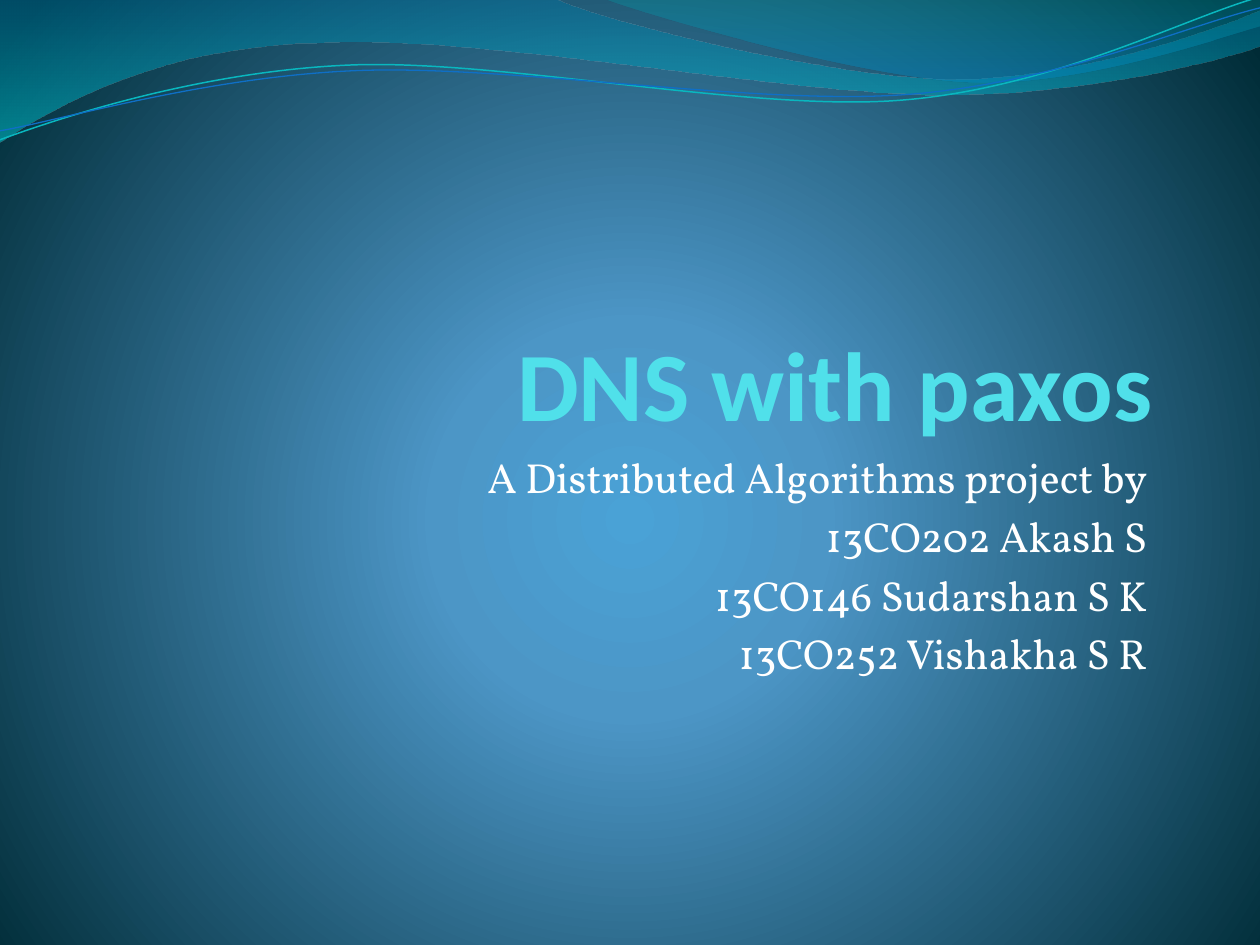
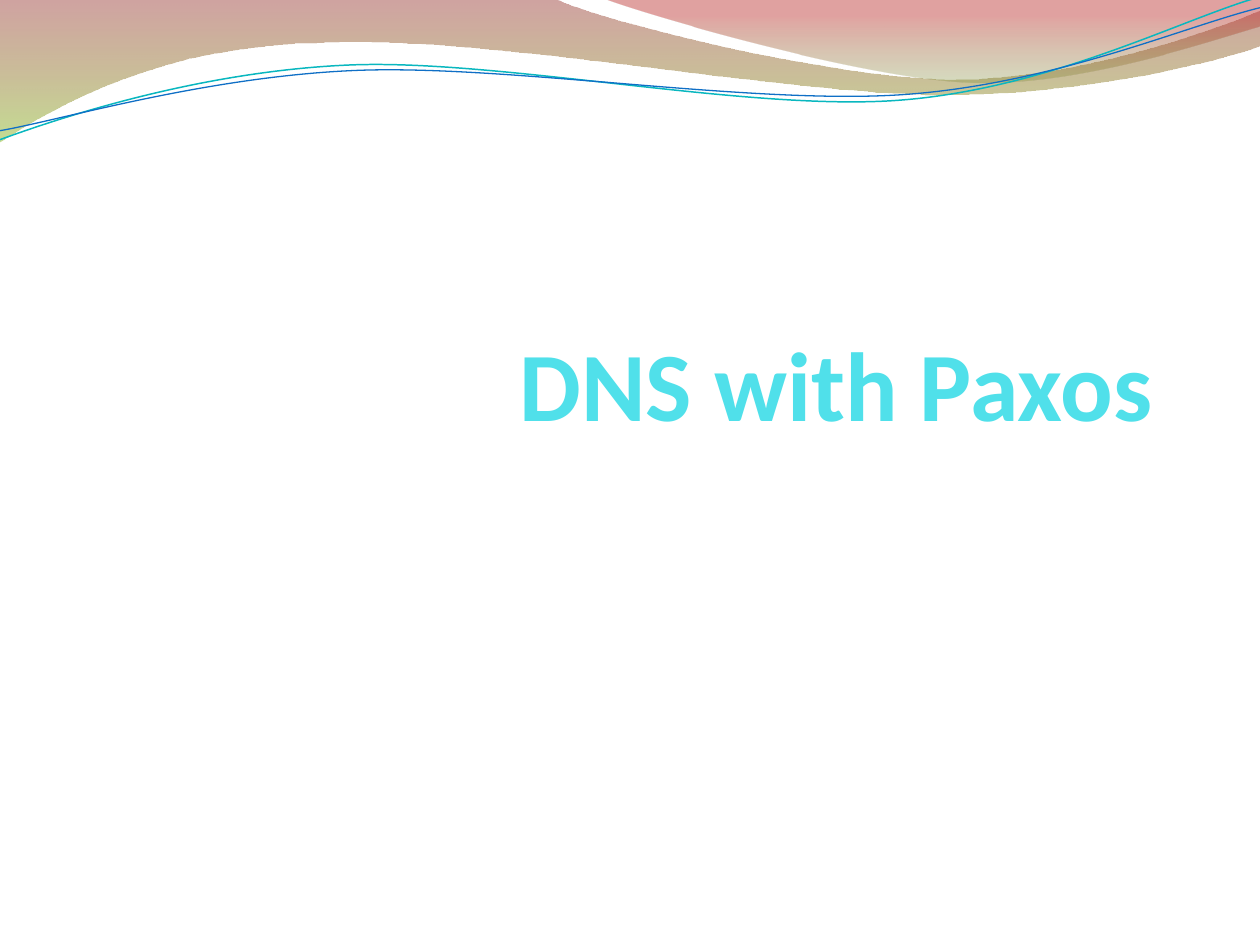
Before and after one commit to sudarshansk/diDNS, a slide deck: slide 1 of presentation.pptx. Drawn at 1260x945 pixels with LibreOffice and Linux fonts; fonts in the diff are those of the drawing. Boxes give left, top, right and bottom in pixels: in the first picture for what was removed or moved away, otherwise in the second. Text is boxed around its words. In the diff, an @@ line names an element or a change of style, - is before the commit and + after.

```diff
--- a/presentation.pptx
+++ b/presentation.pptx
@@ background gradient #4AA0D6 to #4C98C7 to #002C38 to #FFFFFF @@
@@ freeform shape at (x1=0, y1=0, x2=1260, y2=142): fill gradient #0074A1 to #00C6CF to gradient #973330 to #95C238; outline redrawn @@
@@ freeform shape at (x1=0, y1=0, x2=1260, y2=147): outline #0AB8BF 0.85 pt to #09B7BF 0.85 pt; outline redrawn @@
@@ freeform shape at (x1=0, y1=8, x2=1260, y2=141): outline #0F6FC6 0.75 pt to #0F6FC6 0.74 pt; outline redrawn @@
@@ freeform shape at (x1=604, y1=0, x2=1260, y2=87): fill gradient #00A1A9 to #008BBF to gradient #769537 to #BE3330 @@
@@ text at (x1=520, y1=352, x2=1152, y2=422): text changed; text colour #51E0EA to #50E0EA @@
-DNS with paxos
+DNS with Paxos
@@ subtitle removed at (x1=487, y1=463, x2=1147, y2=676) @@
-A Distributed Algorithms project by
-13CO202 Akash S
-13CO146 Sudarshan S K
-13CO252 Vishakha S R
```
Also in this commit, not shown: 6 other slides changed.
